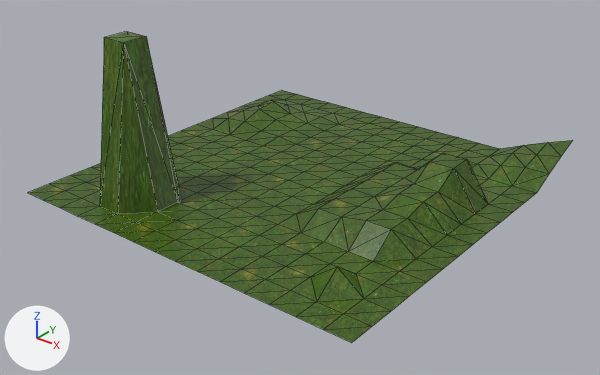
What one commit did to the OBJ model resources/models/map/map2.obj.
Rendered twice from a 50 mm lens placed at (120.9, -153.9, 92.4), pointed at (3.6, -7.3, 1.6). Arrows for +X, +Y and +Z are at lower left; the lights stay in place. Mesh edges are drawn as thin lines. Where no turn or scale is listed for an object, it has been applied to the vertices.

The scene before the commit, as lines of its bpy script (objects in view):
```python
me_grid_001 = bpy.data.meshes.new('Grid.001')
me_grid_001.from_pydata(...)  # 256 vertices, 450 faces; spans x -50.0..50.0, y -50.0..50.0, z 0.0..40.5
me_grid_001.materials.append(mat_material_002)  # picture img_dark_grass_png
# before: 115 (-3.3, 30.0, 0.0) at pixel (362, 141), 130 (3.3, 36.7, 0.0) at pixel (394, 140), 131 (3.3, 30.0, 0.0) at pixel (381, 147)
ob_grid_001 = bpy.data.objects.new('Grid.001', me_grid_001)
ob_grid_001.location = (0.0, 0.0, 0.0)
```
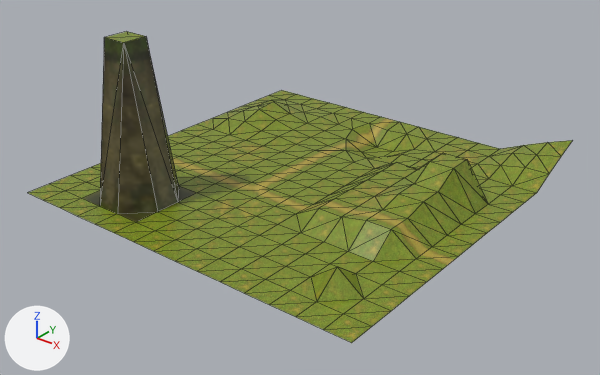
Pixel boxes (x1, y1, x2, y2) of what changed, in the pictures (600 x 375 px; the box of a moved part takes in the faces that stretch with it):
part 1 of me_grid_001, moved or reshaped
    before: (297, 122, 447, 169)
    after: (297, 118, 435, 169)
part 2 of me_grid_001, recoloured
    both: (28, 31, 573, 343)
part 3 of me_grid_001, recoloured (green to brown)
    both: (83, 37, 196, 222)
part 4 of me_grid_001, recoloured (green to yellow)
    both: (198, 140, 489, 226)
part 5 of me_grid_001, recoloured (green to yellow)
    both: (172, 117, 458, 269)

Diff of the bpy script that builds the scene:
```diff
--- a/resources/models/map/map2.obj.py
+++ b/resources/models/map/map2.obj.py
@@ mat_patchy_grass @@
+mat_patchy_grass = principled_material('patchy_grass')
+mat_patchy_grass.texture = img_light_grass_patchy_png
+mat_patchy_grass.roughness = 0.4
@@ mat_path @@
+mat_path = principled_material('path')
+mat_path.texture = img_path1_png
+mat_path.roughness = 0.4
@@ mat_rock @@
+mat_rock = principled_material('rock')
+mat_rock.texture = img_dark_wall_png
+mat_rock.roughness = 0.4
@@ mat_grass @@
+mat_grass = principled_material('grass')
+mat_grass.texture = img_light_grass_png
+mat_grass.roughness = 0.4
@@ me_grid_001 @@
-me_grid_001.from_pydata(...)  # 256 vertices, 450 faces; spans x -50.0..50.0, y -50.0..50.0, z 0.0..40.5
-me_grid_001.vertices[98].co = (-10.0, 36.7, 0.0)  # pixel (356, 129)
-me_grid_001.vertices[99].co = (-10.0, 30.0, 0.0)  # pixel (343, 136)
-me_grid_001.vertices[100].co = (-10.0, 23.3, 0.0)  # pixel (329, 143)
-me_grid_001.vertices[113].co = (-3.3, 43.3, 0.0)  # pixel (387, 128)
-me_grid_001.vertices[114].co = (-3.3, 36.7, 0.0)  # pixel (375, 134)
-me_grid_001.vertices[116].co = (-3.3, 23.3, 0.0)  # pixel (348, 148)
-me_grid_001.vertices[129].co = (3.3, 43.3, 0.0)  # pixel (406, 133)
-me_grid_001.vertices[132].co = (3.3, 23.3, 0.0)  # pixel (368, 154)
-me_grid_001.vertices[146].co = (10.0, 36.7, 0.0)  # pixel (414, 145)
-me_grid_001.vertices[147].co = (10.0, 30.0, 0.0)  # pixel (401, 153)
-me_grid_001.vertices[148].co = (10.0, 23.3, 0.0)  # pixel (388, 160)
+me_grid_001.from_pydata(...)  # 256 vertices, 450 faces; spans x -50.0..50.0, y -50.0..50.0, z -4.4..40.5
+# me_grid_001 part 1
+for i in [115, 130, 131]: me_grid_001.vertices[i].co += Vector((0.0, 0.0, -3.4))
+me_grid_001.vertices[98].co = (-11.7, 36.7, -0.4)  # pixel (352, 129)
+me_grid_001.vertices[99].co = (-8.9, 29.7, -0.4)  # pixel (345, 138)
+me_grid_001.vertices[100].co = (-9.8, 22.6, -0.6)  # pixel (328, 145)
+me_grid_001.vertices[113].co = (-3.3, 43.3, -0.7)  # pixel (387, 130)
+me_grid_001.vertices[114].co = (-3.3, 37.6, -4.4)  # pixel (376, 147)
+me_grid_001.vertices[116].co = (-3.3, 21.9, 0.0)  # pixel (345, 150)
+me_grid_001.vertices[129].co = (3.3, 43.3, -0.1)  # pixel (406, 133)
+me_grid_001.vertices[132].co = (3.3, 22.6, -0.8)  # pixel (366, 158)
+me_grid_001.vertices[146].co = (10.0, 36.7, -1.1)  # pixel (414, 149)
+me_grid_001.vertices[147].co = (10.0, 30.0, -0.3)  # pixel (401, 154)
+me_grid_001.vertices[148].co = (10.5, 23.6, -0.7)  # pixel (390, 163)
+# me_grid_001 part 2: 338 faces spanning x -50.0..50.0, y -50.0..50.0, z -4.4..40.5 switch from mat_material_002 (picture img_dark_grass_png) to mat_grass (picture img_light_grass_png)
+# me_grid_001 part 3: 16 faces spanning x -36.7..-16.7, y -43.3..-23.3, z 0.0..40.5 switch from mat_material_002 (picture img_dark_grass_png) to mat_rock (picture img_dark_wall_png)
+# me_grid_001 part 4: 32 faces spanning x -30.0..30.0, y -30.0..43.3, z 0.0..6.5 switch from mat_material_002 (picture img_dark_grass_png) to mat_patchy_grass (picture img_light_grass_patchy_png)
+# me_grid_001 part 5: 44 faces spanning x -50.0..50.0, y -16.7..50.0, z -4.4..5.0 switch from mat_material_002 (picture img_dark_grass_png) to mat_path (picture img_path1_png)
```
